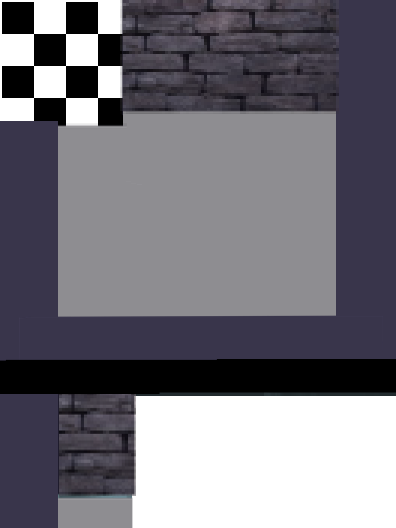
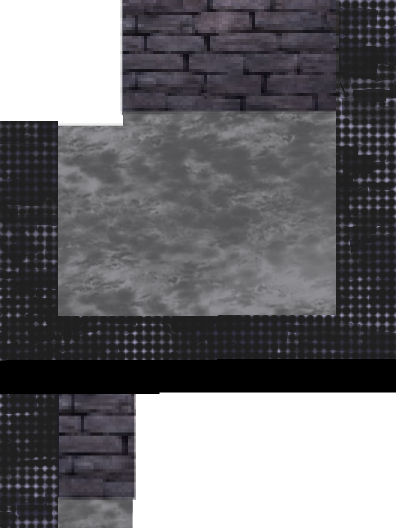
Revision of a layered 396×528 image; what changed, layer by layer:
added group "Layer 26" with 7 layers above "Copy of Layer 20" over [0, 0, 396, 528]
added layer "Layer 29" in group "Layer 26" over [0, 0, 396, 528]
added layer "Layer 27" in group "Layer 26" over [0, 0, 396, 528]
moved "Copy of Layer 20" (2nd of 9, in "Layer 26") into group "Layer 26" over [0, 256, 396, 361]
moved "Copy of Layer 20" (3rd of 9, in "Layer 26") into group "Layer 26" over [320, 0, 396, 359]
moved "Copy of Layer 20" (4th of 9, in "Layer 26") into group "Layer 26" over [0, 64, 64, 361]
removed group "Layer 24" (2 layers) over [0, 320, 192, 528]
moved "Copy of Layer 20" (5th of 9, in "Layer 26") into group "Layer 26", painted on it over [0, 320, 64, 528]
moved "Copy of Layer 20" (6th of 9) out of group "Layer 24", painted on it over [0, 320, 192, 512]
added group "Layer 31" with 4 layers above "Layer 20" over [0, 0, 396, 528]
added layer "Layer 32" (53%) in group "Layer 31" over [0, 0, 396, 528]
moved "Copy of Layer 20" (7th of 9, in "Layer 31") into group "Layer 31" over [0, 64, 320, 361]
moved "Copy of Layer 20" (8th of 9, in "Layer 31") into group "Layer 31" over [0, 448, 136, 528]
moved "Copy of Layer 20" (9th of 9, in "Layer 31") into group "Layer 31" over [64, 64, 384, 320]
painted on "Layer 20" over [64, 0, 384, 128]
hid "Layer 1" over [0, 0, 396, 528]
